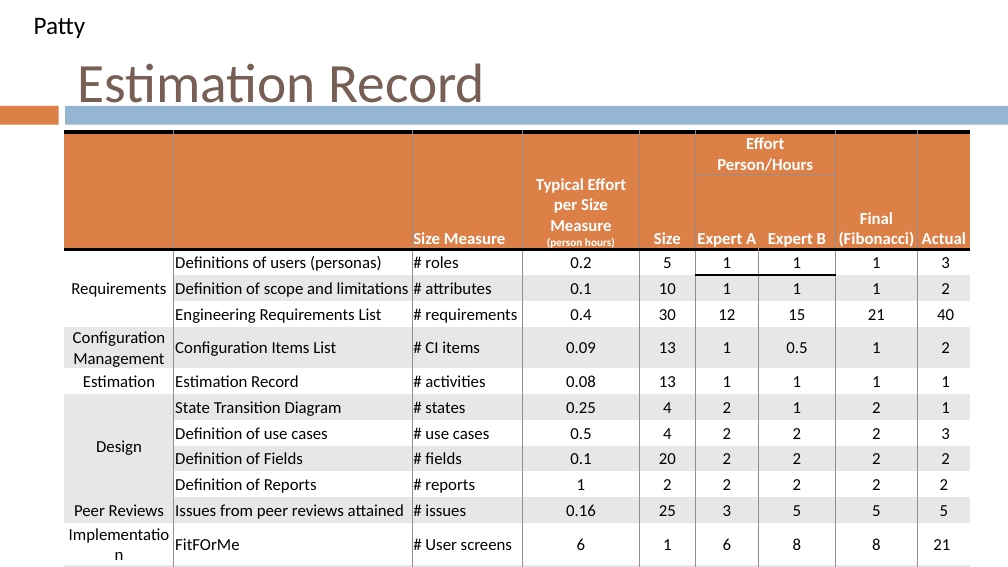
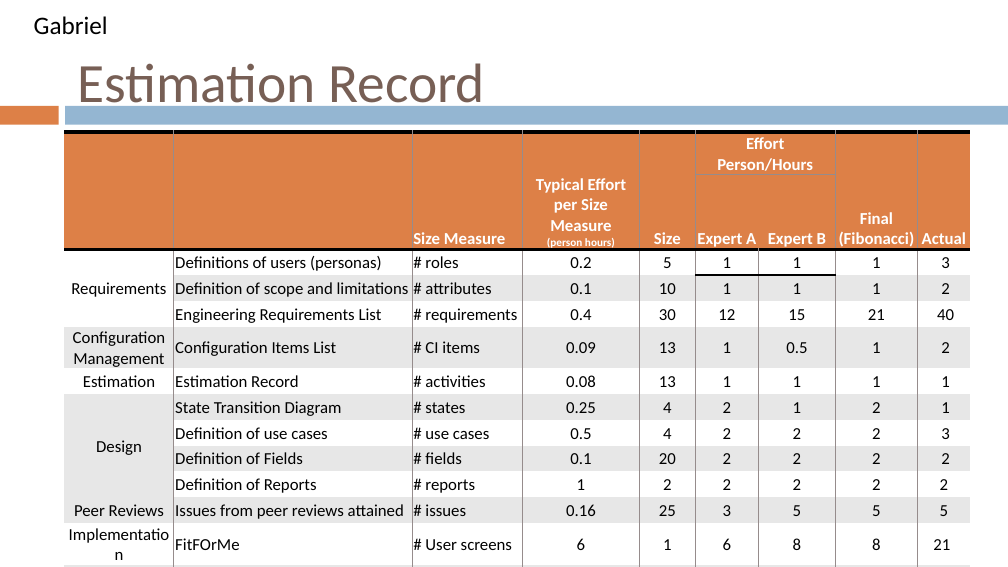
Before and after one commit to gvaccaro21/CS633---Term-Project, a slide deck: slide 7 of Final Presenation/CS_633_Zac3_term_project_report_FINAL_draft.pptx (slide 8 before the commit). Drawn at 1008x567 pixels with LibreOffice and Linux fonts; fonts in the diff are those of the drawing; background and template pictures are left out. Boxes give left, top, right and bottom in pixels: in the first picture for what was removed or moved away, otherwise in the second. Text is boxed around its words. In the diff, an @@ line names an element or a change of style, - is before the commit and + after.

Commit message:
updating presentation

```diff
--- a/Final Presenation/CS_633_Zac3_term_project_report_FINAL_draft.pptx
+++ b/Final Presenation/CS_633_Zac3_term_project_report_FINAL_draft.pptx
@@ text at <box>34,16,108,34</box>: text changed @@
-Patty
+Gabriel
```
Also in this commit, not shown: 1 other slide changed, 2 slides removed.
